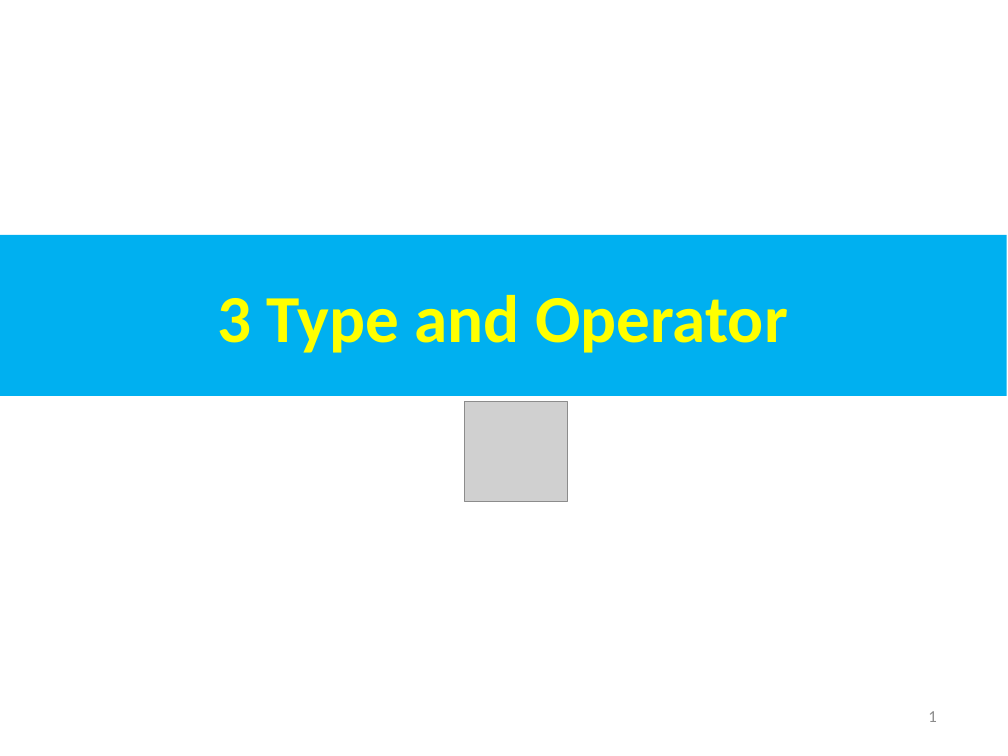
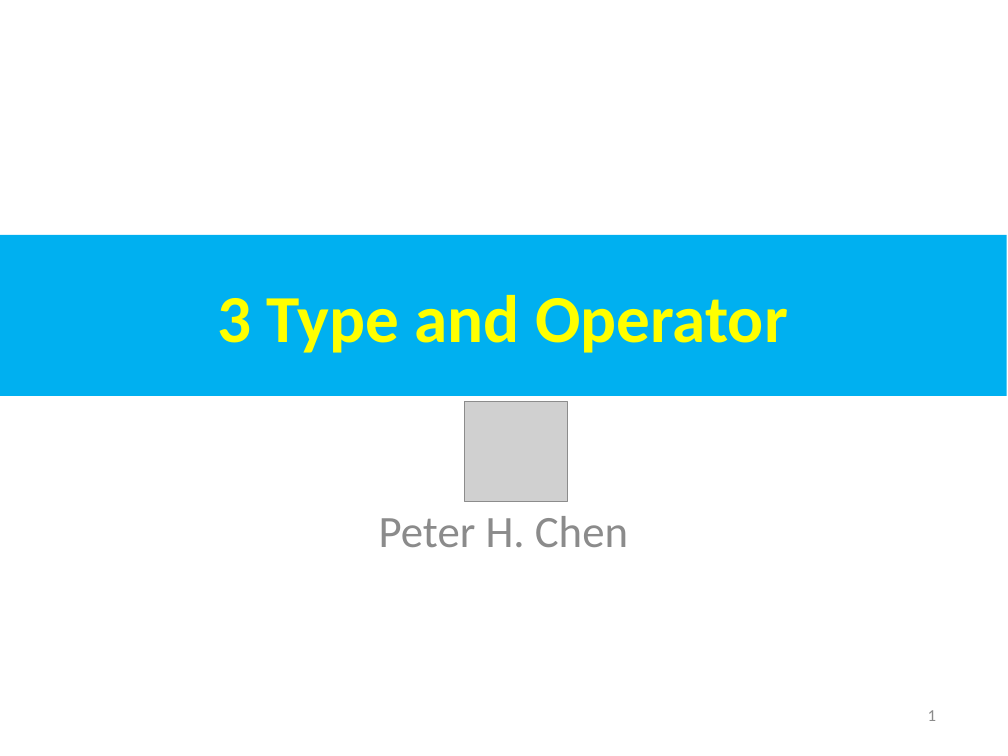
Before and after one commit to peterhchen/AIU_CS800_Chisel, a slide deck: slide 1 of 700_Dev_Guide/003_TypeOp/000_Video/003_TypeOp.ppt. Drawn at 1008x756 pixels with LibreOffice and Linux fonts; fonts in the diff are those of the drawing; grey boxes stand for pictures. Boxes give left, top, right and bottom in pixels: in the first picture for what was removed or moved away, otherwise in the second. Text is boxed around its words. In the diff, an @@ line names an element or a change of style, - is before the commit and + after.

```diff
--- a/700_Dev_Guide/003_TypeOp/000_Video/003_TypeOp.ppt
+++ b/700_Dev_Guide/003_TypeOp/000_Video/003_TypeOp.ppt
@@ text added at [379,516,628,547], 32 pt, text #8B8B8B @@
+Peter H. Chen
```
Also in this commit, not shown: 1 other slide changed.
